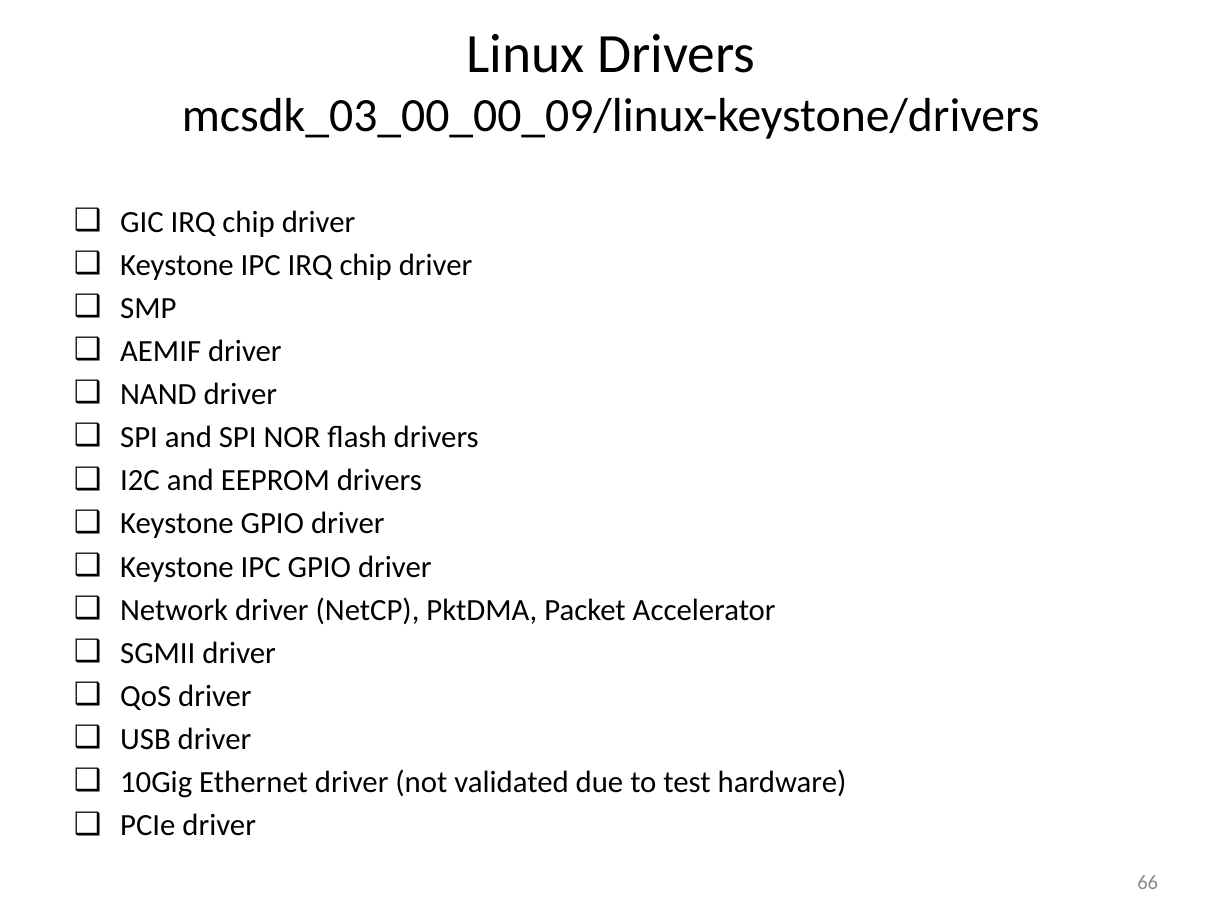
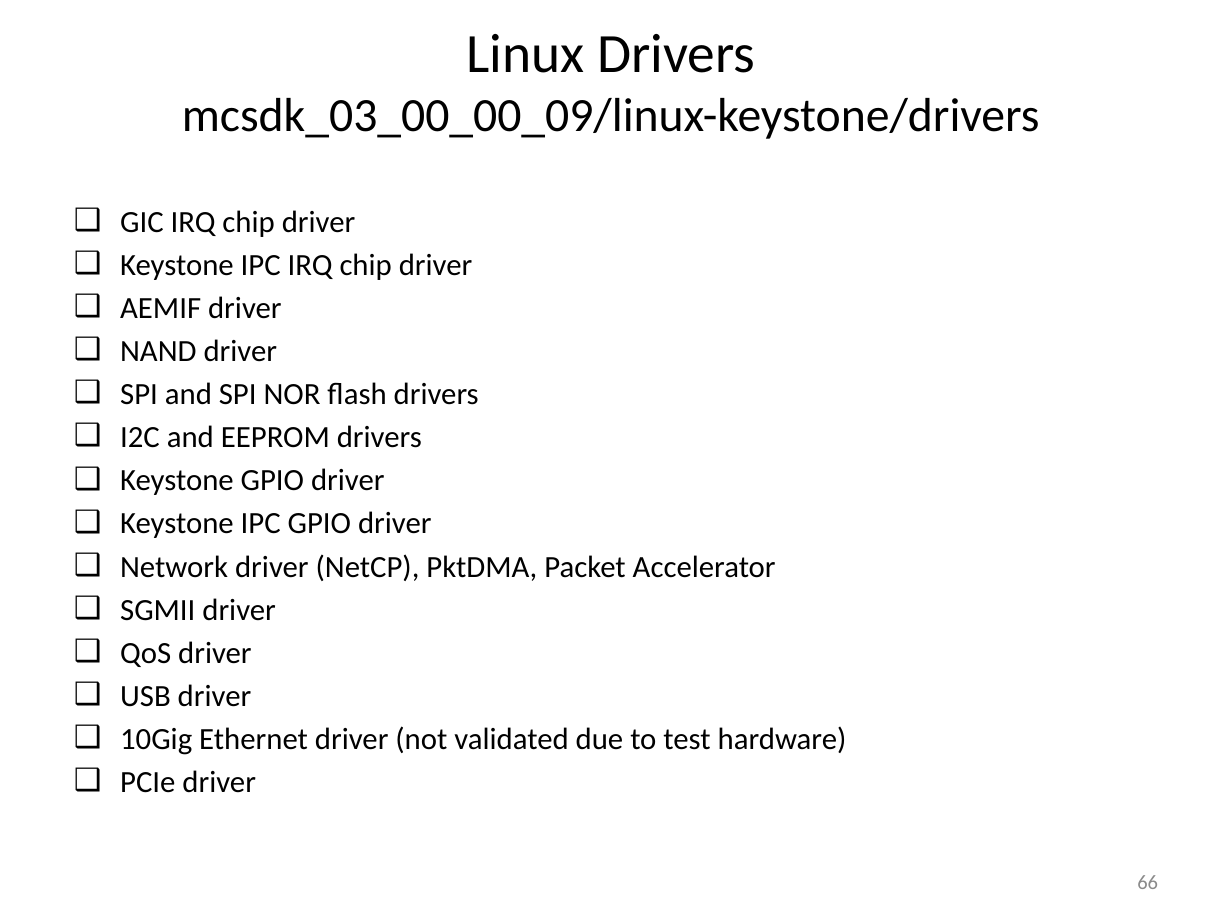
Before and after one commit to hari1989/keystone-workshop, a slide deck: slide 66 of preliminary/Working/presentations/KeyStone Peripherals Usage.pptx. Drawn at 1232x924 pixels with LibreOffice and Linux fonts; fonts in the diff are those of the drawing. Boxes give left, top, right and bottom in pixels: in the first picture for what was removed or moved away, otherwise in the second. Text is boxed around its words. In the diff, an @@ line names an element or a change of style, - is before the commit and + after.

```diff
--- a/preliminary/Working/presentations/KeyStone Peripherals Usage.pptx
+++ b/preliminary/Working/presentations/KeyStone Peripherals Usage.pptx
@@ text at (120,298,176,319): paragraph removed @@
-❑ SMP
```
Also in this commit, not shown: 15 other slides changed.
